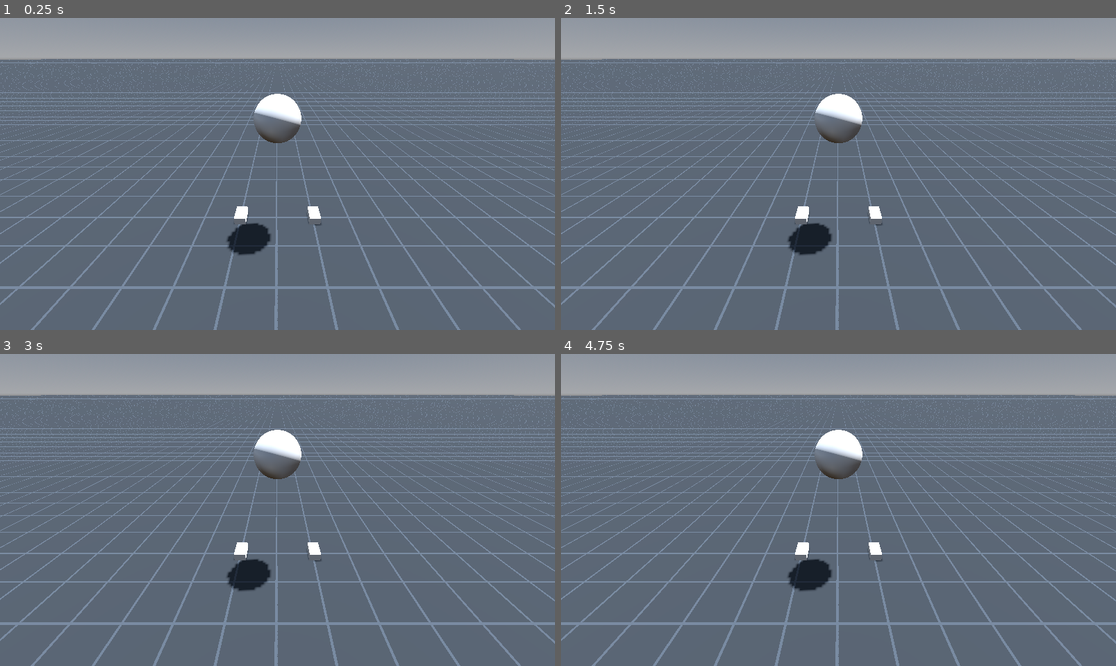
Above: before the commit, frames 1-4 (two rows, left to right).
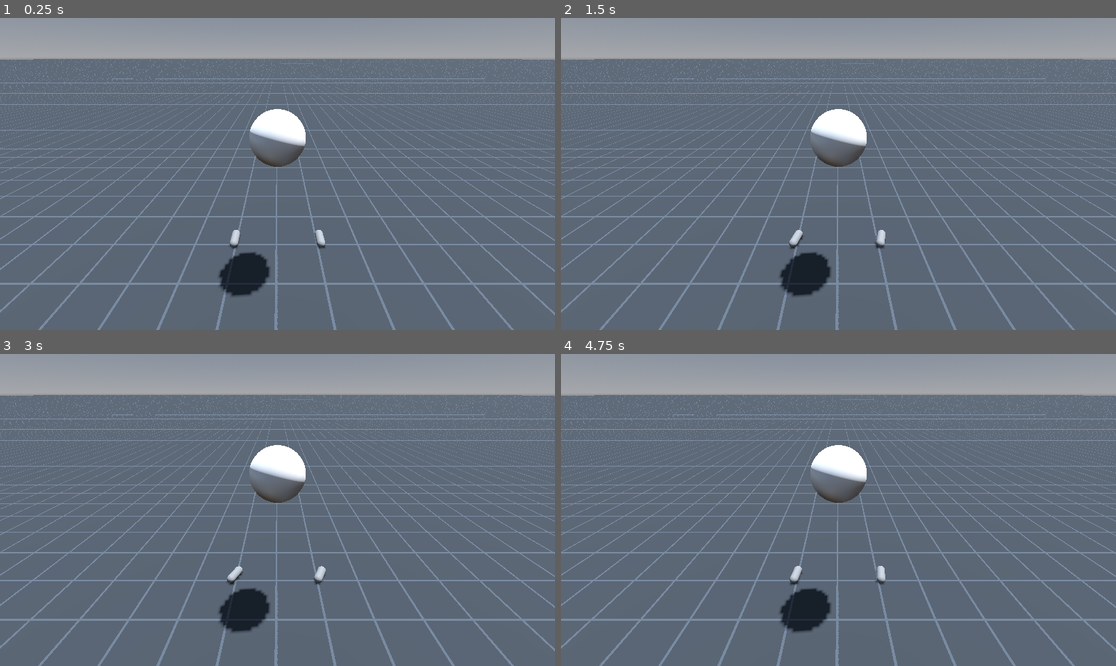
Above: after the commit, the same moments.

Repository: Jerbaloot/ManualSkates
Game: Godot game, scene res://InputTest.tscn
Two runs of this game, one before a commit and one after it. Both use one fixed random seed, a clock stepped at 60 frames per second and the inputs below.
Inputs (mouse positions are in pixels of both pictures, inside the frame that each line leads up to):
- Up to frame 1 (0.25 s): no input
- Up to frame 2 (1.5 s): tap Enter at 0.5 s; move the mouse to (960, 158) at 0.52 s; hold Right 0.53-1.28 s; click (960, 158) at 0.67 s; tap Space at 1.25 s; move the mouse to (727, 189) at 1.27 s; hold Left from 1.28 s (still down)
- Up to frame 3 (3 s): move the mouse to (333, 441) at 2.02 s; release Left at 2.03 s; hold Right from 2.03 s (still down); tap Enter at 2.75 s; move the mouse to (249, 572) at 2.77 s; click (249, 572) at 2.92 s
- Up to frame 4 (4.75 s): move the mouse to (1005, 556) at 3.52 s; release Right at 3.53 s; hold Left from 3.53 s (still down); move the mouse to (672, 463) at 4.27 s

The runs differ from the first frame. In frame 1, 17% of the frame differs, in the area x 0-100%, y 13-100%; in frame 2, 17%; in frame 3, 17%; in frame 4, 17%.

Commit message:
Terrible system where skates are independent of the skater

Diff:
--- a/InputTest.gd
+++ b/InputTest.gd
@@ -1,5 +1 @@
 extends Node3D
-
-
-func _input(event):
-	print(event)
--- a/InputTest.tscn
+++ b/InputTest.tscn
@@ -1,17 +1,23 @@
-[gd_scene load_steps=14 format=3 uid="uid://crckqbi7vprv4"]
+[gd_scene load_steps=16 format=3 uid="uid://crckqbi7vprv4"]
 
 [ext_resource type="Script" path="res://InputTest.gd" id="1_aedyb"]
 [ext_resource type="Script" path="res://Skater.gd" id="2_u5oce"]
 [ext_resource type="Shader" path="res://Grid.gdshader" id="3_f53of"]
+[ext_resource type="Script" path="res://Skate.gd" id="4_ajsyi"]
 
 [sub_resource type="CapsuleShape3D" id="CapsuleShape3D_jrrpi"]
 
 [sub_resource type="StandardMaterial3D" id="StandardMaterial3D_kfme0"]
 
-[sub_resource type="BoxMesh" id="BoxMesh_r7677"]
-size = Vector3(0.3, 0.2, 0.5)
+[sub_resource type="SphereMesh" id="SphereMesh_ld7d4"]
 
-[sub_resource type="SphereMesh" id="SphereMesh_ld7d4"]
+[sub_resource type="CapsuleShape3D" id="CapsuleShape3D_2nb0v"]
+radius = 0.1
+height = 0.5
+
+[sub_resource type="CapsuleMesh" id="CapsuleMesh_1euo6"]
+radius = 0.1
+height = 0.5
 
 [sub_resource type="ShaderMaterial" id="ShaderMaterial_b5r6n"]
 render_priority = 0
@@ -39,30 +45,46 @@
 script = ExtResource("1_aedyb")
 
 [node name="Skater" type="CharacterBody3D" parent="."]
+collision_layer = 0
 script = ExtResource("2_u5oce")
+push_strength = 33.423
 
 [node name="CollisionShape3D" type="CollisionShape3D" parent="Skater"]
 transform = Transform3D(1, 0, 0, 0, 1, 0, 0, 0, 1, 0, 1, 0)
 shape = SubResource("CapsuleShape3D_jrrpi")
 
-[node name="LeftFoot" type="MeshInstance3D" parent="Skater"]
-transform = Transform3D(1, 0, 0, 0, 1, 0, 0, 0, 1, -1, 0.1, 0)
-material_override = SubResource("StandardMaterial3D_kfme0")
-mesh = SubResource("BoxMesh_r7677")
-
-[node name="RightFoot" type="MeshInstance3D" parent="Skater"]
-transform = Transform3D(1, 0, 0, 0, 1, 0, 0, 0, 1, 1, 0.1, 0)
-material_override = SubResource("StandardMaterial3D_kfme0")
-mesh = SubResource("BoxMesh_r7677")
-
-[node name="Camera3D" type="Camera3D" parent="Skater"]
-transform = Transform3D(1, -6.59773e-08, 1.60303e-07, -2.26267e-08, 0.867149, 0.498049, -1.71867e-07, -0.498049, 0.867149, 2.38419e-07, 3.87606, 4.30006)
-current = true
-
 [node name="MeshInstance3D" type="MeshInstance3D" parent="Skater"]
 transform = Transform3D(1, 0, 0, 0, 1, 0, 0, 0, 1, 0, 2.73905, 0)
 material_override = SubResource("StandardMaterial3D_kfme0")
 mesh = SubResource("SphereMesh_ld7d4")
+
+[node name="Camera3D" type="Camera3D" parent="Skater"]
+transform = Transform3D(1, 0, 0, 0, 0.866897, 0.498488, 0, -0.498488, 0.866897, 0, 3.99553, 3.44844)
+current = true
+
+[node name="RightSkate" type="CharacterBody3D" parent="."]
+transform = Transform3D(1, 0, 0, 0, 1, 0, 0, 0, 1, 1.053, 0, -0.126)
+script = ExtResource("4_ajsyi")
+
+[node name="CollisionShape3D" type="CollisionShape3D" parent="RightSkate"]
+transform = Transform3D(1, 0, 3.55271e-15, 0, -4.37114e-08, 1, 0, -1, -4.37114e-08, 0, 0.1, 0)
+shape = SubResource("CapsuleShape3D_2nb0v")
+
+[node name="MeshInstance3D" type="MeshInstance3D" parent="RightSkate"]
+transform = Transform3D(1, 0, 3.55271e-15, 0, -4.37114e-08, 1, 0, -1, -4.37114e-08, 0, 0.1, 0)
+mesh = SubResource("CapsuleMesh_1euo6")
+
+[node name="LeftSkate" type="CharacterBody3D" parent="."]
+transform = Transform3D(1, 0, 0, 0, 1, 0, 0, 0, 1, -1.053, 0, -0.126)
+script = ExtResource("4_ajsyi")
+
+[node name="CollisionShape3D" type="CollisionShape3D" parent="LeftSkate"]
+transform = Transform3D(1, 0, 3.55271e-15, 0, -4.37114e-08, 1, 0, -1, -4.37114e-08, 0, 0.1, 0)
+shape = SubResource("CapsuleShape3D_2nb0v")
+
+[node name="MeshInstance3D" type="MeshInstance3D" parent="LeftSkate"]
+transform = Transform3D(1, 0, 3.55271e-15, 0, -4.37114e-08, 1, 0, -1, -4.37114e-08, 0, 0.1, 0)
+mesh = SubResource("CapsuleMesh_1euo6")
 
 [node name="Plane" type="MeshInstance3D" parent="."]
 material_override = SubResource("ShaderMaterial_b5r6n")
--- /dev/null
+++ b/Skate.gd
@@ -0,0 +1,73 @@
+extends CharacterBody3D
+class_name Skate
+
+var gravity = Vector3.DOWN * 10
+var pressed = true
+var raised = false
+var mass = 1
+var default_position : Vector3
+
+func press():
+	pressed = true
+
+func unpress():
+	pressed = false
+
+func _ready():
+	default_position = position
+
+var applied_force = Vector3.ZERO
+var previous_applied_force = Vector3.ZERO
+func _physics_process(delta):
+	velocity += gravity*delta if not raised else Vector3.ZERO
+	velocity += applied_force/mass*delta
+	previous_applied_force = applied_force
+	applied_force = Vector3.ZERO
+
+	if is_on_floor():
+		var parallel_velocity = global_transform.basis.z*velocity.dot(global_transform.basis.z)
+		var perpendicular_velocity = velocity-parallel_velocity
+		if pressed:
+			velocity = parallel_velocity
+		else:
+			velocity = parallel_velocity+perpendicular_velocity*(1-delta)
+
+	move_and_slide()
+
+
+
+var rotate_action = {
+	KEY_LEFT:.5,
+	KEY_RIGHT:-.5
+}
+
+func raise():
+	position.y = default_position.y + .2
+	raised = true
+
+func lower():
+	position.y = default_position.y
+	raised = false
+
+func push_towards(desired_position, strength):
+	var displacement : Vector3 = desired_position - (position - default_position)
+	var direction : Vector3 = displacement.normalized()
+	var force : Vector3 = direction*strength*displacement.length()
+	var parallel_force = global_transform.basis.z*force.dot(global_transform.basis.z)
+	var perpendicular_force = force - parallel_force
+	if pressed:
+		applied_force += parallel_force
+		return -perpendicular_force
+	elif not pressed:
+		applied_force += parallel_force + .5*perpendicular_force
+		return .5*perpendicular_force
+
+
+
+func _process(delta):
+	for key in rotate_action:
+		if Input.is_key_pressed(key):
+			rotate_y(rotate_action[key]*delta)
+
+func get_facing_direction() -> Vector3:
+	return global_transform.basis.z
--- a/Skater.gd
+++ b/Skater.gd
@@ -1,44 +1,6 @@
 extends CharacterBody3D
 class_name Skater
 
-class Skate:
-	var default_pos : Vector3
-	var skate_object : Node3D
-	var angle : float = 0
-	const rotate_angle : float = PI/4
-	var raised = false
-	var pressed = false
-
-	func _init(skate_object : Node3D):
-		self.default_pos = skate_object.position
-		self.skate_object = skate_object
-		self.angle = 0
-
-	## Returns the resisted direction
-	func move(offset : Vector3) -> Vector3:
-		var original_position = skate_object.position
-		skate_object.position.x = default_pos.x + offset.x
-		skate_object.position.z = default_pos.z + offset.z
-		var change = skate_object.position - original_position
-		return change
-
-	func raise(amount):
-		skate_object.position.y += amount
-		raised = true
-
-	func lower(amount):
-		skate_object.position.y -= amount
-		raised = false
-
-	func rotate(amount):
-		self.angle += amount
-		skate_object.rotation.y = self.angle
-
-	func press():
-		pressed = true
-
-	func unpress():
-		pressed = false
 
 
 var left_skate : Skate
@@ -47,6 +9,7 @@
 
 enum DIRECTIONS{LEFT_HOR, LEFT_VER, RIGHT_HOR, RIGHT_VER}
 
+# Desired push with joypad axis directions as keys
 var desired_push = {
 	DIRECTIONS.LEFT_HOR:0.0,
 	DIRECTIONS.LEFT_VER:0.0,
@@ -54,13 +17,22 @@
 	DIRECTIONS.RIGHT_VER:0.0,
 }
 
+## Button map for raising axis of each skate, initialized in _ready()
 var raise_axis = {}
+## Button map for pushing down axis of each skate, initialized in _ready()
 var press_stick = {}
+## Button map for rotating axis of each skate, initialized in _ready()
+var rotate_button = {}
+## Angle for rotation of each skate, initialized in _ready()
+var rotate_angle = {}
+## Default position for each skate
+var default_position
+
 
 ## Initializes each skate to get starting value from physical objects
 func _ready():
-	right_skate = Skate.new($RightFoot)
-	left_skate = Skate.new($LeftFoot)
+	right_skate = $"../RightSkate"
+	left_skate = $"../LeftSkate"
 	raise_axis = {
 			JOY_AXIS_TRIGGER_LEFT : left_skate,
 			JOY_AXIS_TRIGGER_RIGHT : right_skate,
@@ -69,10 +41,23 @@
 		JOY_BUTTON_LEFT_STICK : left_skate,
 		JOY_BUTTON_RIGHT_STICK : right_skate,
 	}
+	rotate_button = {
+		JOY_BUTTON_LEFT_SHOULDER : left_skate,
+		JOY_BUTTON_RIGHT_SHOULDER : right_skate,
+	}
+	rotate_angle = {
+		left_skate : PI/4,
+		right_skate : -PI/4
+	}
+	default_position = {
+		left_skate : left_skate.position,
+		right_skate : right_skate.position
+	}
+
 
 @export var mass : float = 10.0
 @export var max_push_force : float = 10.0
-
+@export_range(0,100) var push_strength : float = 10.0
 func _physics_process(delta):
 
 	# Create and clamp desired left position vector
@@ -82,31 +67,46 @@
 	# Create and clamp desired right position vector
 	var desired_right_position = Vector3(desired_push[DIRECTIONS.RIGHT_HOR],0,desired_push[DIRECTIONS.RIGHT_VER])
 	desired_right_position = clamp_magnitude(desired_right_position, 1.0)
+#
+#	left_skate.position.x = desired_left_position.x + left_skate.starting_position.x
+#	left_skate.position.z = desired_left_position.z + left_skate.starting_position.z
+#	right_skate.position.x = desired_right_position.x + right_skate.starting_position.x
+#	right_skate.position.z = desired_right_position.z + right_skate.starting_position.z
 
 
+	var left_skate_force = left_skate.push_towards(desired_left_position, push_strength)
+	var right_skate_force = right_skate.push_towards(desired_right_position, push_strength)
 
-	var left_return_force = left_skate.move(desired_left_position)
-	var right_return_force = right_skate.move(desired_right_position)
+	var total_force = left_skate_force + right_skate_force + Vector3.DOWN*10
+	var acceleration = total_force/mass
 
-	velocity += (left_return_force + right_return_force)/mass
+	velocity += acceleration*delta
+	move_and_slide()
+
+	for skate in [left_skate, right_skate]:
+		skate.default_position = default_position[skate]
+	clamp_skate_positions()
+
+## Prevent skates from leaving range
+func clamp_skate_positions():
+	for object in [left_skate, right_skate]:
+		var skate : Skate = object as Skate
+		var skate_offset = skate.position - (default_position[skate]+self.position)
+		skate.position = clamp_magnitude(skate_offset,1.) + default_position[skate]
 
 
 func _input(event):
 	# Rotating the skates with bumpers
 	if event is InputEventJoypadButton:
-		var rotate_button = {
-			9 : left_skate,
-			10 : right_skate
-		}
-		var rotate_angle = {
-			left_skate : PI/4,
-			right_skate : -PI/4
-		}
 		if event.button_index in rotate_button.keys():
 			var skate : Skate = rotate_button[event.button_index]
 			var angle : float = rotate_angle[skate]
-			skate.rotate(angle) if event.pressed else skate.rotate(-angle)
 			return
+
+		if event.button_index in press_stick.keys():
+			var skate : Skate = press_stick[event.button_index]
+			skate.press() if event.pressed else skate.unpress()
+
 
 	# Getting desired push direction
 	if event is InputEventJoypadMotion:
@@ -118,8 +118,7 @@
 
 		elif (event as InputEventJoypadMotion).axis in raise_axis.keys():
 			var skate : Skate = raise_axis[event.axis]
-			skate.lower(.2) if event.axis_value < 0.5 else skate.raise(.2)
-			print(event.axis_value)
+			skate.lower() if event.axis_value < 0.5 else skate.raise()
 
 
 
